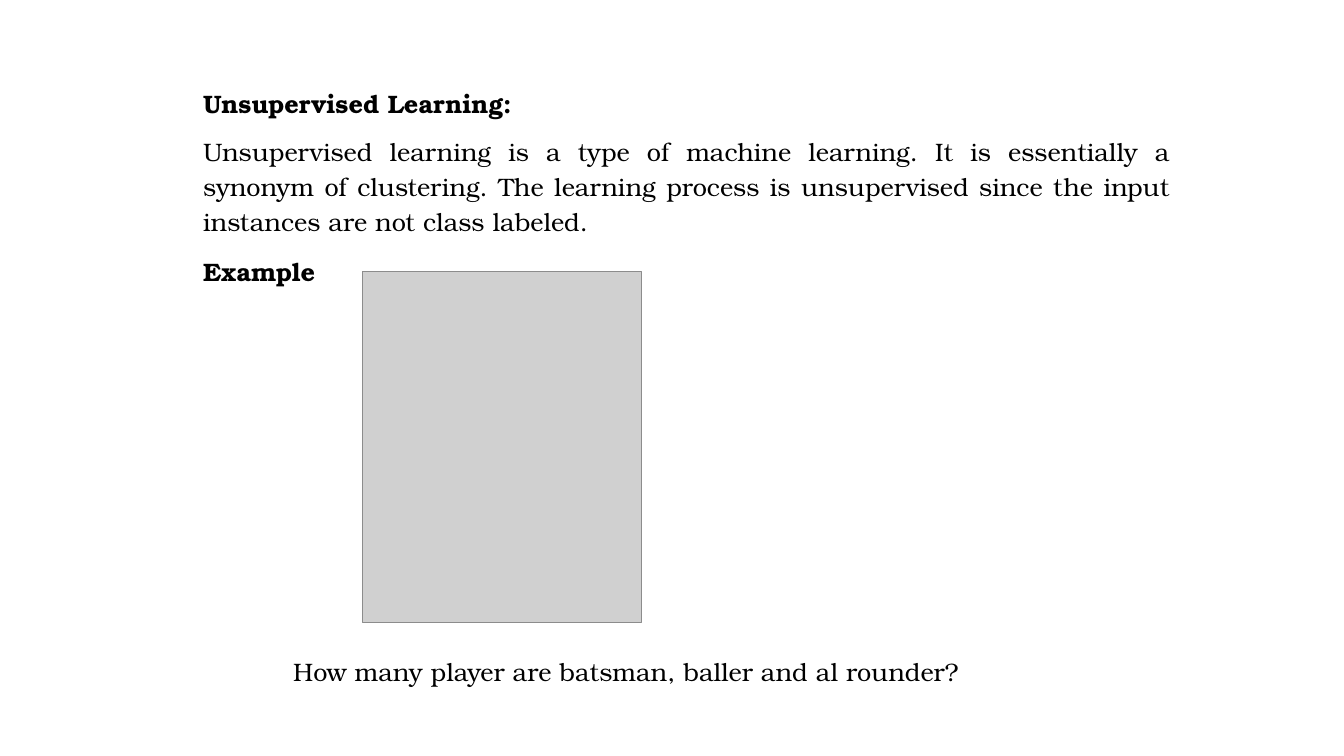
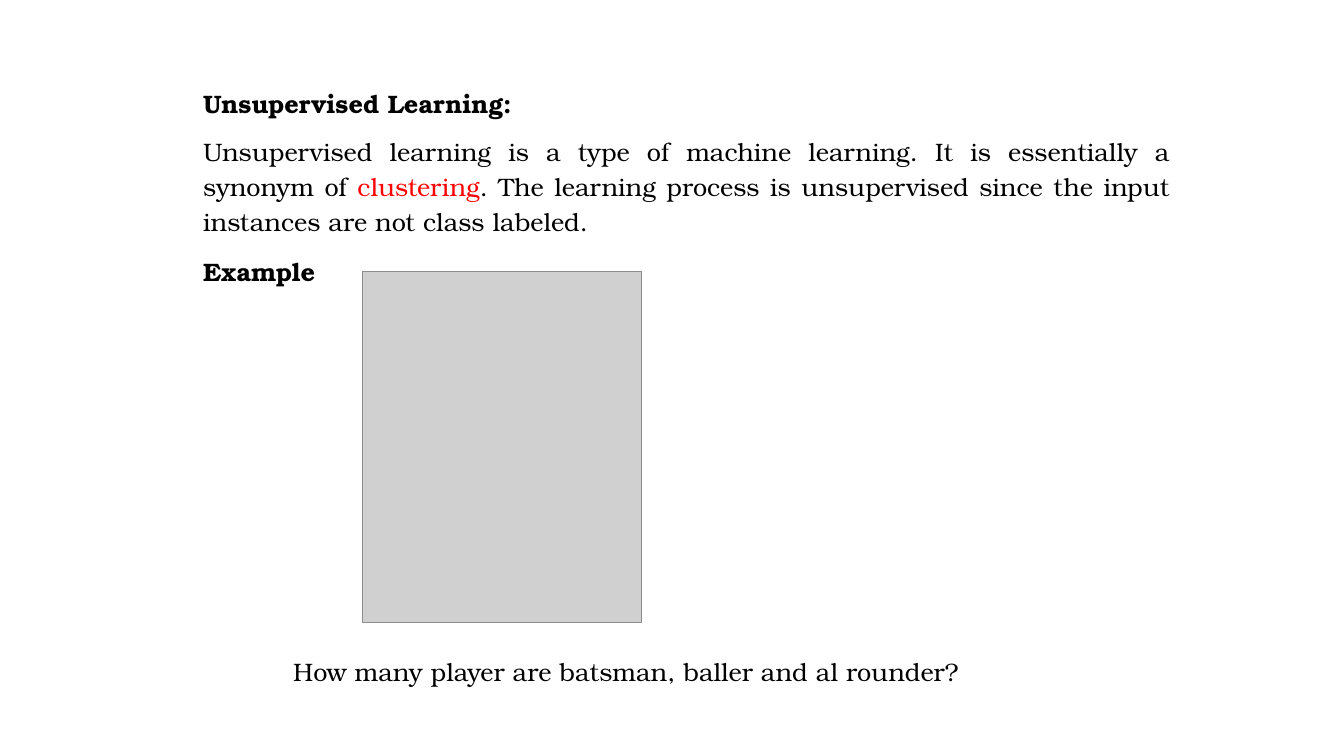
Before and after one commit to rashedkarim/pgdds, a slide deck: slide 5 of 102/What is Machine Learning.pptx. Drawn at 1344x756 pixels with LibreOffice and Linux fonts; fonts in the diff are those of the drawing; grey boxes stand for pictures; background and template pictures are left out. Boxes give left, top, right and bottom in pixels: in the first picture for what was removed or moved away, otherwise in the second. Text is boxed around its words. In the diff, an @@ line names an element or a change of style, - is before the commit and + after.

```diff
--- a/102/What is Machine Learning.pptx
+++ b/102/What is Machine Learning.pptx
@@ text at (203,142,1170,232): text colour #000000 to #FF0000 in "clustering." @@
```
Also in this commit, not shown: 23 other files.
